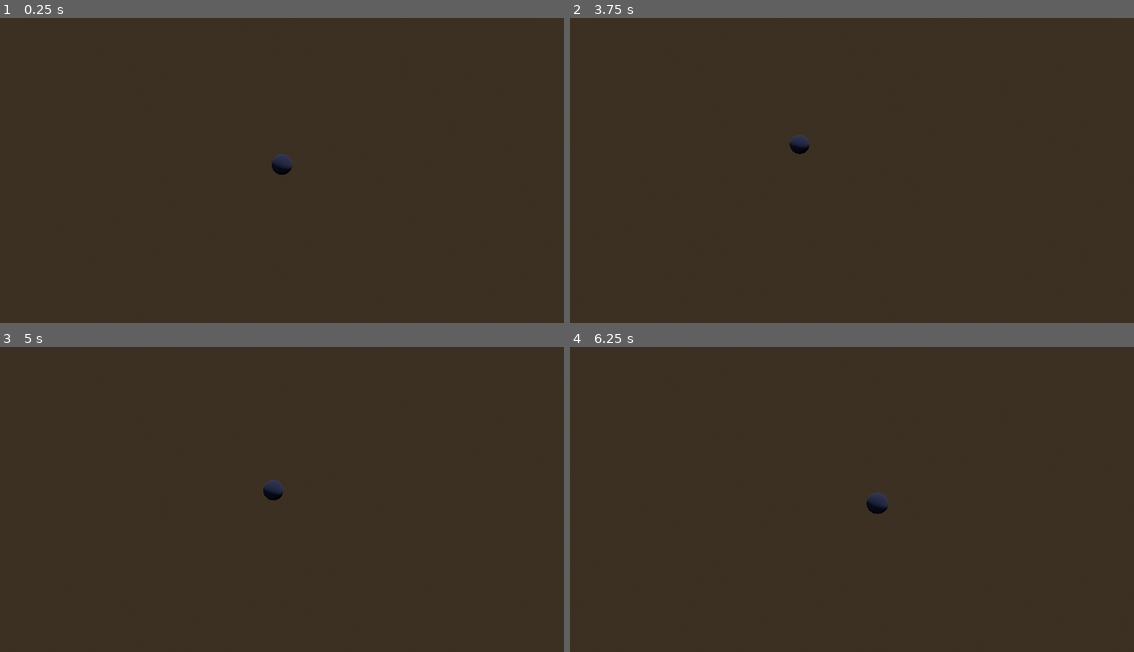
Above: before the commit, frames 1-4 (two rows, left to right).
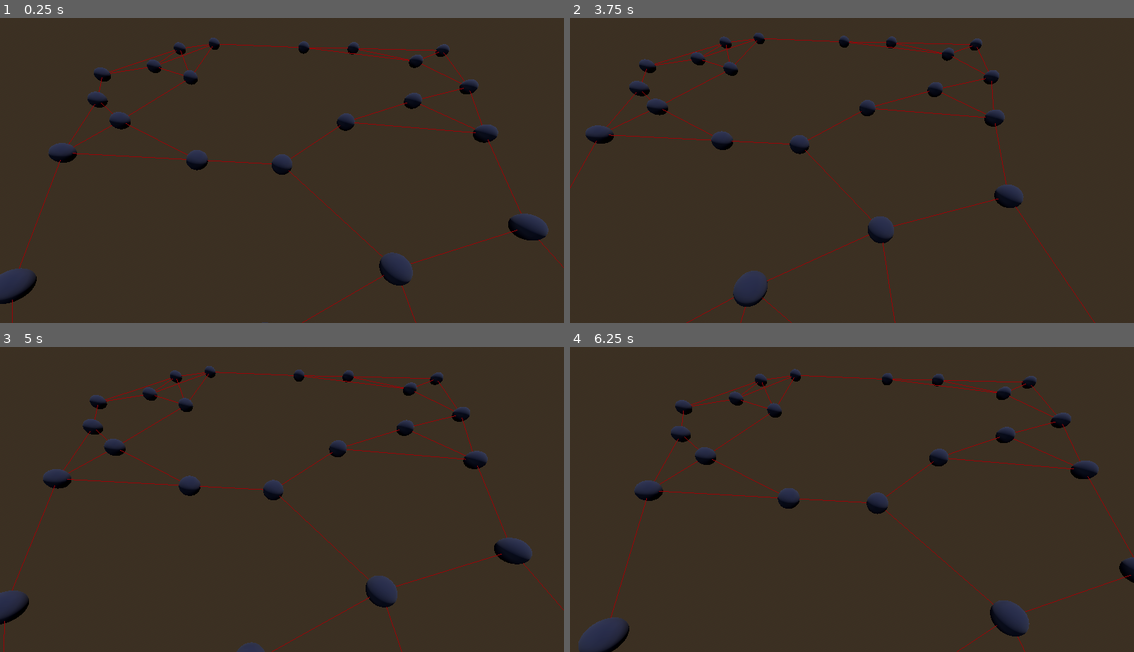
Above: after the commit, the same moments.

Repository: pastthepixels/cosmic-landlord
Game: Godot game, scene res://scenes/planet_screen/planet_screen.tscn
The game is run twice, just before and just after one commit, with the same random seed, the same clock (stepped at 60 frames per second) and the same inputs. This scene is started directly instead of the project's main scene.
Inputs (mouse positions are in pixels of both pictures, inside the frame that each line leads up to):
- Up to frame 1 (0.25 s): no input
- Up to frame 2 (3.75 s): tap Enter at 0.5, 2, 3.5 s; move the mouse to (976, 149) at 0.52 s; click (976, 149) at 0.67 s; tap Space at 1.25, 2.75 s; move the mouse to (739, 179) at 1.27 s; click (739, 179) at 1.42 s; move the mouse to (908, 94) at 2.02 s; click (908, 94) at 2.17 s; move the mouse to (823, 228) at 2.77 s; click (823, 228) at 2.92 s; move the mouse to (1021, 213) at 3.52 s; click (1021, 213) at 3.67 s
- Up to frame 3 (5 s): move the mouse to (112, 444) at 4.27 s; click (112, 444) at 4.42 s
- Up to frame 4 (6.25 s): move the mouse to (880, 493) at 5.02 s; click (880, 493) at 5.17 s; tap Space at 5.75 s; move the mouse to (767, 414) at 5.77 s; click (767, 414) at 5.92 s

The runs differ from the first frame. In frame 1, 4.4% of the frame differs, in the area x 0-100%, y 6-100%; in frame 2, 3.8%; in frame 3, 4.3%; in frame 4, 4.5%, in the area x 1-100%, y 7-100%.
Error before the commit: Parse Error: Preload file "res://scenes/planet_screen/planet.tscn" does not exist. (res://scenes/planet_screen/planet_screen.gd:5)

Commit message:
Continue moving planets to own folder

Diff:
--- a/scenes/planet_screen/planet_screen.gd
+++ b/scenes/planet_screen/planet_screen.gd
@@ -2,13 +2,14 @@
 
 @export var planets : int = 20
 
-var planet_scene = preload("res://scenes/planet_screen/planet.tscn")
+var planet_scene = preload("res://scenes/planet/planet.tscn")
 
 var rng = RandomNumberGenerator.new()
 
 
 # Called when the node enters the scene tree for the first time.
 func _ready():
+	rng.randomize()
 	generate_planets()
 
 
--- a/scenes/planet_screen/planet_screen.tscn
+++ b/scenes/planet_screen/planet_screen.tscn
@@ -2,7 +2,7 @@
 
 [ext_resource type="Script" path="res://scenes/planet_screen/planet_screen.gd" id="1_2l1pr"]
 [ext_resource type="Script" path="res://scenes/planet_screen/Camera3D.gd" id="1_du1fq"]
-[ext_resource type="PackedScene" uid="uid://dbk22ou8eywq8" path="res://scenes/planet_screen/planet.tscn" id="1_kb5wg"]
+[ext_resource type="PackedScene" uid="uid://dbk22ou8eywq8" path="res://scenes/planet/planet.tscn" id="1_kb5wg"]
 
 [sub_resource type="ProceduralSkyMaterial" id="ProceduralSkyMaterial_5a16s"]
 sky_horizon_color = Color(0.64625, 0.65575, 0.67075, 1)
